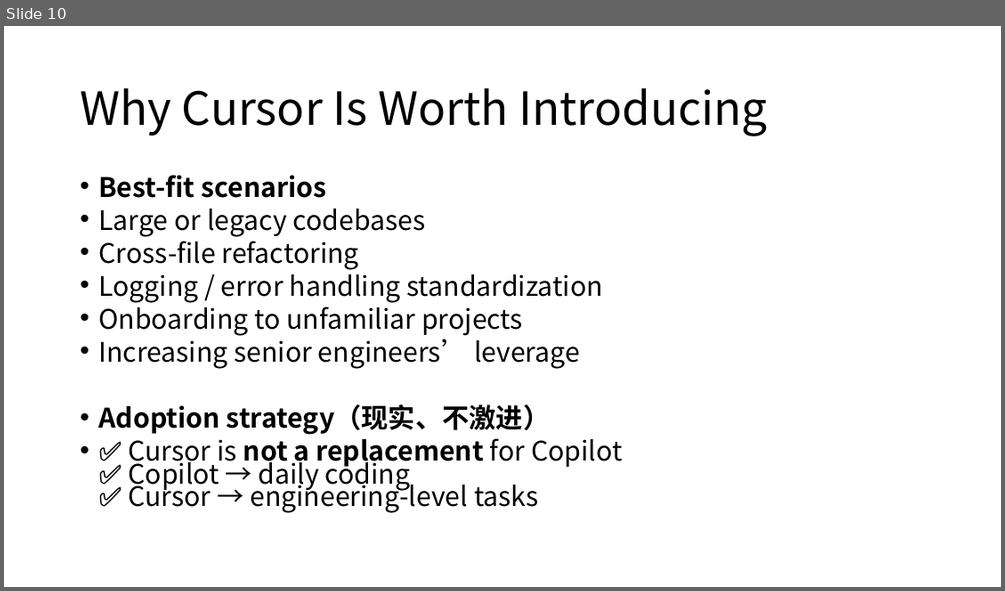
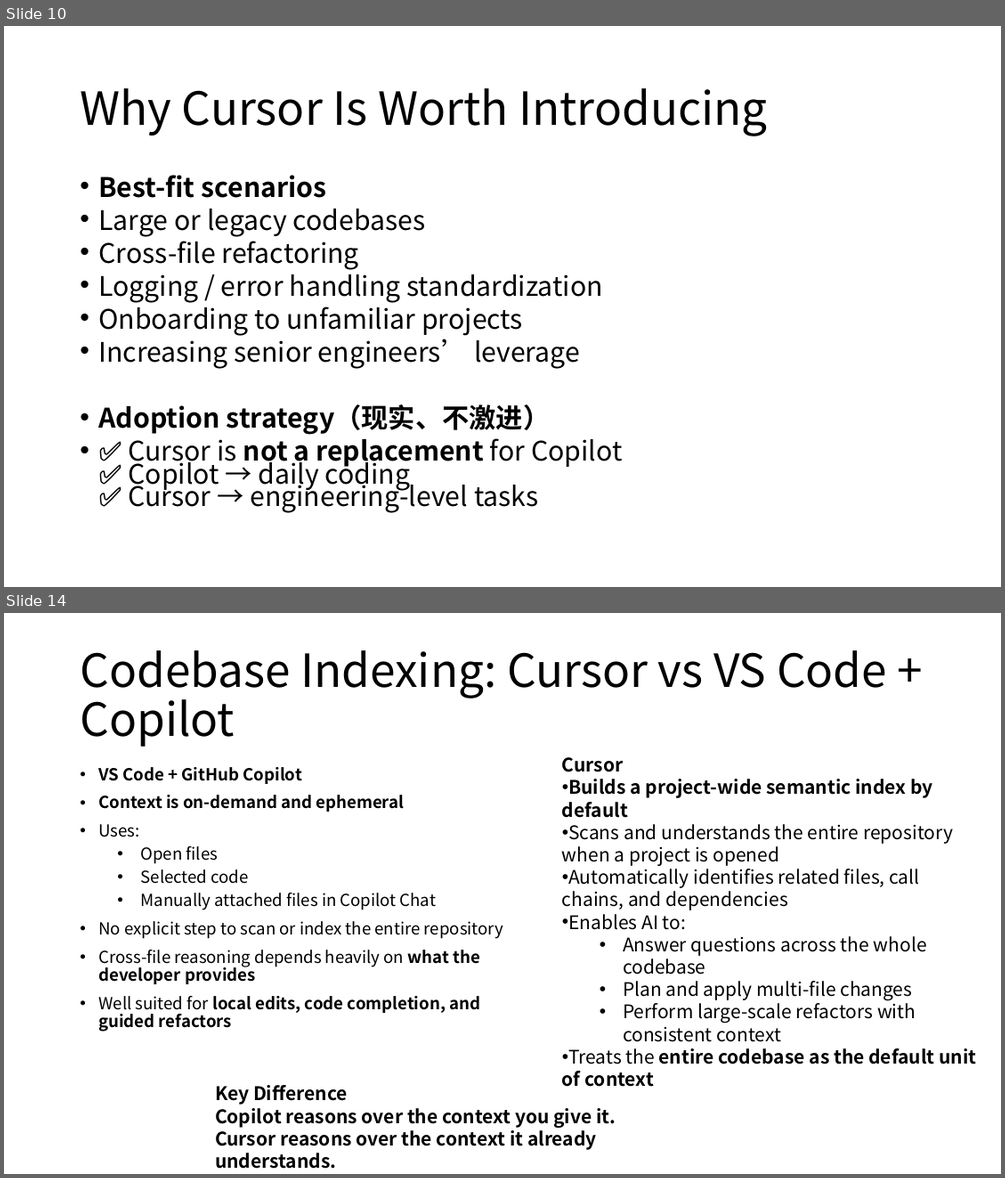
Before and after one commit to LiuHarry1/material_repo, a slide deck: cursor_intro.pptx. Shown one above the other, each under a label of ours: slide 10 before the commit, slides 10 and 14 after it; the slides between them are not shown. The pictures are 1005x591 and 1005x1178 pixels, drawn with LibreOffice and Linux fonts; fonts in the diff are those of the drawing. Boxes give left, top, right and bottom in pixels: in the first picture for what was removed or moved away, otherwise in the second. Text is boxed around its words. In the diff, an @@ line names an element or a change of style, - is before the commit and + after.

```diff
--- a/cursor_intro.pptx
+++ b/cursor_intro.pptx
@@ slide 14 added at (x1=4, y1=613, x2=1001, y2=1174), background #FFFFFF @@
@@ title added at (x1=80, y1=650, x2=887, y2=747), 44 pt, text #000000 @@
+Codebase Indexing: Cursor vs VS Code + Copilot
@@ text added at (x1=98, y1=767, x2=503, y2=1031), 16 pt, text #000000 @@
+• VS Code + GitHub Copilot
+• Context is on-demand and ephemeral
+• Uses:
+  • Open files
+  • Selected code
+  • Manually attached files in Copilot Chat
+• No explicit step to scan or index the entire repository
+• Cross-file reasoning depends heavily on what the developer provides
+• Well suited for local edits, code completion, and guided refactors
@@ text added at (x1=562, y1=757, x2=976, y2=1086), 18 pt, text #000000 @@
+Cursor
+• Builds a project-wide semantic index by default
+• Scans and understands the entire repository when a project is opened
+• Automatically identifies related files, call chains, and dependencies
+• Enables AI to:
+  • Answer questions across the whole codebase
+  • Plan and apply multi-file changes
+  • Perform large-scale refactors with consistent context
+• Treats the entire codebase as the default unit of context
@@ text added at (x1=215, y1=1085, x2=615, y2=1150), 18 pt, text #000000, bold @@
+Key Difference
+Copilot reasons over the context you give it.
+Cursor reasons over the context it already understands.
```
Also in this commit, not shown: 1 slide changed, 4 other slides added.
